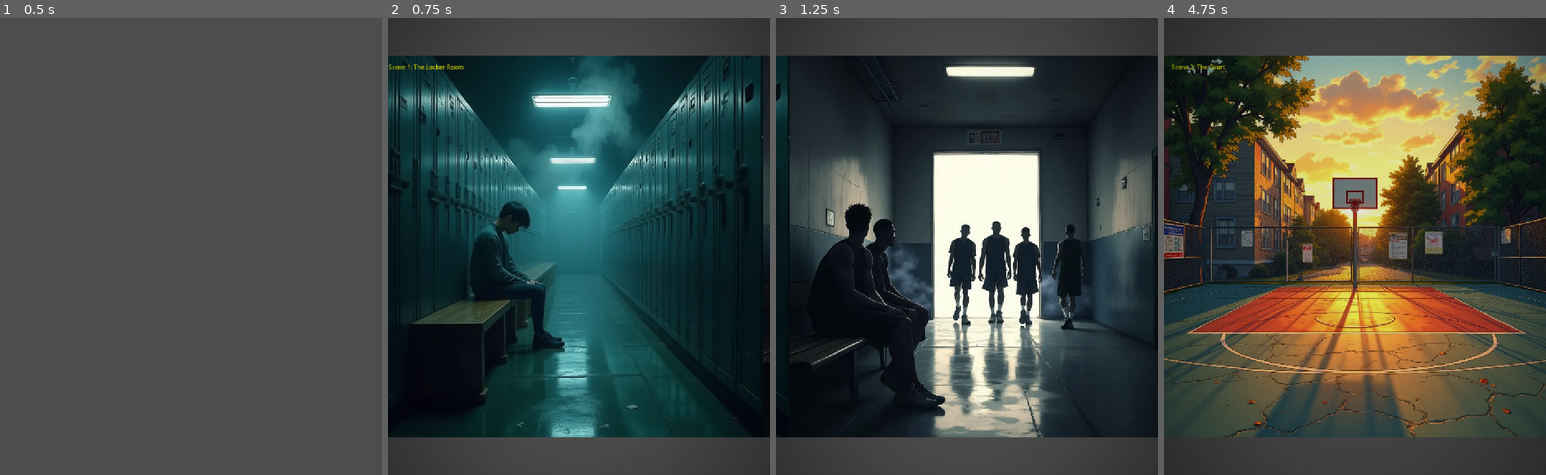
Above: before the commit, frames 1-4 (left to right).
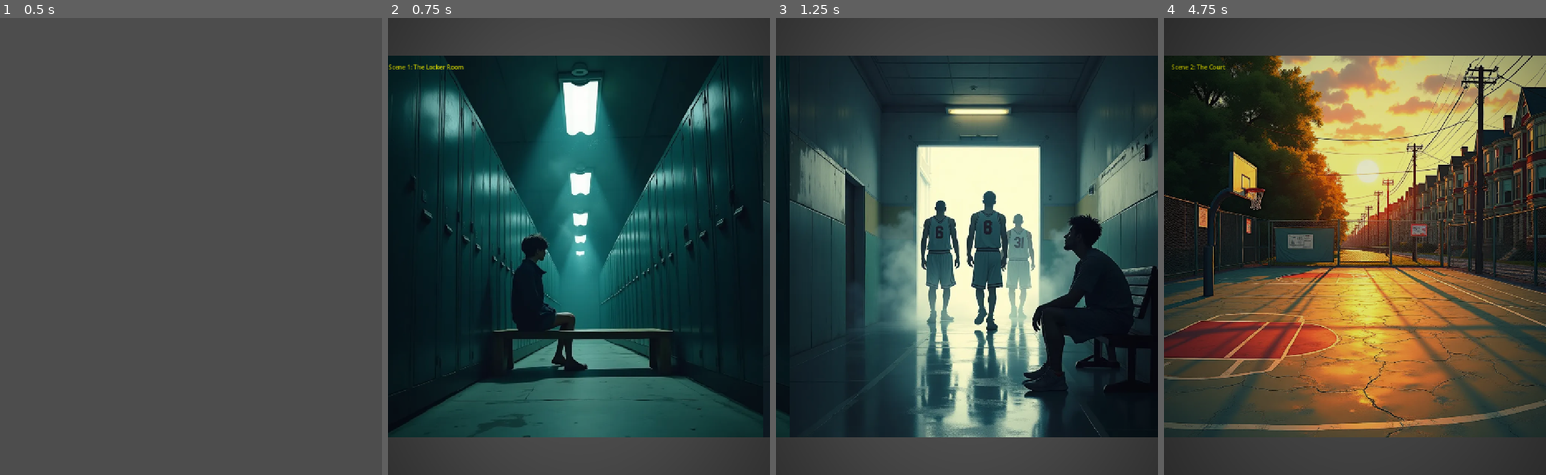
Above: after the commit, the same moments.

Repository: JordanTheJet/OneMoreShot
Game: Godot game, scene res://scenes/main.tscn
Two runs of this game, one before a commit and one after it. Both use one fixed random seed, a clock stepped at 60 frames per second and the inputs below.
Inputs (mouse positions are in pixels of both pictures, inside the frame that each line leads up to):
- Up to frame 1 (0.5 s): no input
- Up to frame 2 (0.75 s): tap Enter (ui_accept) at 0.5 s; move the mouse to (663, 223) at 0.52 s; tap Space at 0.6 s; click (663, 223) at 0.67 s
- Up to frame 3 (1.25 s): tap Enter (ui_accept) at 0.77 s
- Up to frame 4 (4.75 s): move the mouse to (1278, 269) at 1.27 s; tap R at 1.35, 2.85, 4.35 s; click (1278, 269) at 1.42 s; tap Enter (ui_accept) at 1.52, 2.75, 3.02, 3.77, 4.52 s; move the mouse to (1393, 145) at 2.02 s; tap Space at 2.1, 3.6 s; click (1393, 145) at 2.17 s; move the mouse to (1335, 337) at 2.77 s; click (1335, 337) at 2.92 s; move the mouse to (1469, 315) at 3.52 s; click (1469, 315) at 3.67 s; move the mouse to (1240, 177) at 4.27 s; click (1240, 177) at 4.42 s

Frame 1 is identical in both runs. In frame 2, 34% of the frame differs, in the area x 0-100%, y 8-92%; in frame 3, 51%; in frame 4, 53%.

Commit message:
Move PASS interaction to panel 2.4 and regenerate panel images
- Move PASS gesture from panel 5 to panel 4 (Jeffrey ready position)
- Panel 5 now auto-advances after pass to show the shot
- Regenerate all 16 panel images with Takehiko Inoue style
- Add reference photo list for manual photography

Co-Authored-By: Claude Opus 4.5 <noreply@anthropic.com>

Diff:
--- a/scripts/scenes/scene2_court.gd
+++ b/scripts/scenes/scene2_court.gd
@@ -49,30 +49,30 @@
 	panel3.transition_to_next = Enums.TransitionType.PAN
 	panels.append(panel3)
 
-	# Panel 4: Jeffrey ready position
+	# Panel 4: Jeffrey ready position - PASS interaction
 	var panel4 := PanelData.new()
-	panel4.panel_id = "s2_p4_connection"
+	panel4.panel_id = "s2_p4_pass"
 	panel4.background_path = "res://assets/sprites/scene2/panel4_jeffrey_ready/background.png"
-	panel4.description = "Jeffrey and Marcus sitting on court, resting.\nSharing a water bottle.\nSun setting behind them. Brothers."
-	panel4.duration = 3.5
-	panel4.interaction_type = Enums.InteractionType.NONE
+	panel4.description = "Jeffrey ready to receive a pass.\nArms open, encouraging smile.\nWaiting for the ball.\n\n[PASS - Open palm]"
+	panel4.duration = 0.0  # Wait for interaction
+	panel4.interaction_type = Enums.InteractionType.PASS
 	panel4.panel_width = 1024
 	panel4.focus_point = Vector2(0.5, 0.5)
+	panel4.interaction_hint = "Open palm to pass"
+	panel4.hint_delay = 5.0
+	panel4.fallback_timeout = 15.0
 	panel4.transition_to_next = Enums.TransitionType.PAN
 	panels.append(panel4)
 
-	# Panel 5: Pass the ball - PASS interaction
+	# Panel 5: The shot - auto-advance after pass
 	var panel5 := PanelData.new()
-	panel5.panel_id = "s2_p5_pass"
+	panel5.panel_id = "s2_p5_shot"
 	panel5.background_path = "res://assets/sprites/scene2/panel5_jeffrey_shot/background.png"
-	panel5.description = "Jeffrey ready to receive a pass.\nArms open, encouraging smile.\nWaiting for the ball.\n\n[PASS - Push forward]"
-	panel5.duration = 0.0  # Wait for interaction
-	panel5.interaction_type = Enums.InteractionType.PASS
+	panel5.description = "Jeffrey takes the shot.\nPerfect form, ball releasing.\nGolden light catches the moment."
+	panel5.duration = 3.0
+	panel5.interaction_type = Enums.InteractionType.NONE
 	panel5.panel_width = 1024
 	panel5.focus_point = Vector2(0.5, 0.5)
-	panel5.interaction_hint = "Push forward to pass"
-	panel5.hint_delay = 5.0
-	panel5.fallback_timeout = 15.0
 	panels.append(panel5)
 
 	panel_controller.load_panels(panels)
Binary file changed: assets/sprites/scene1/panel1_wide_locker/background.png
Binary file changed: assets/sprites/scene1/panel2_teammates/background.png
Binary file changed: assets/sprites/scene1/panel3_doorway_toss/background.png
Binary file changed: assets/sprites/scene1/panel4_ball_catch/background.png
Binary file changed: assets/sprites/scene2/panel1_court_wide/background.png
Binary file changed: assets/sprites/scene2/panel2_jeffrey_rest/background.png
Binary file changed: assets/sprites/scene2/panel3_jeffrey_grin/background.png
Binary file changed: assets/sprites/scene2/panel4_jeffrey_ready/background.png
Binary file changed: assets/sprites/scene2/panel5_jeffrey_shot/background.png
Binary file changed: assets/sprites/scene3/panel1_table_wide/background.png
Binary file changed: assets/sprites/scene3/panel2_mom_face/background.png
Binary file changed: assets/sprites/scene3/panel3_jeffrey_balloon/background.png
(and 5 more such lines)
